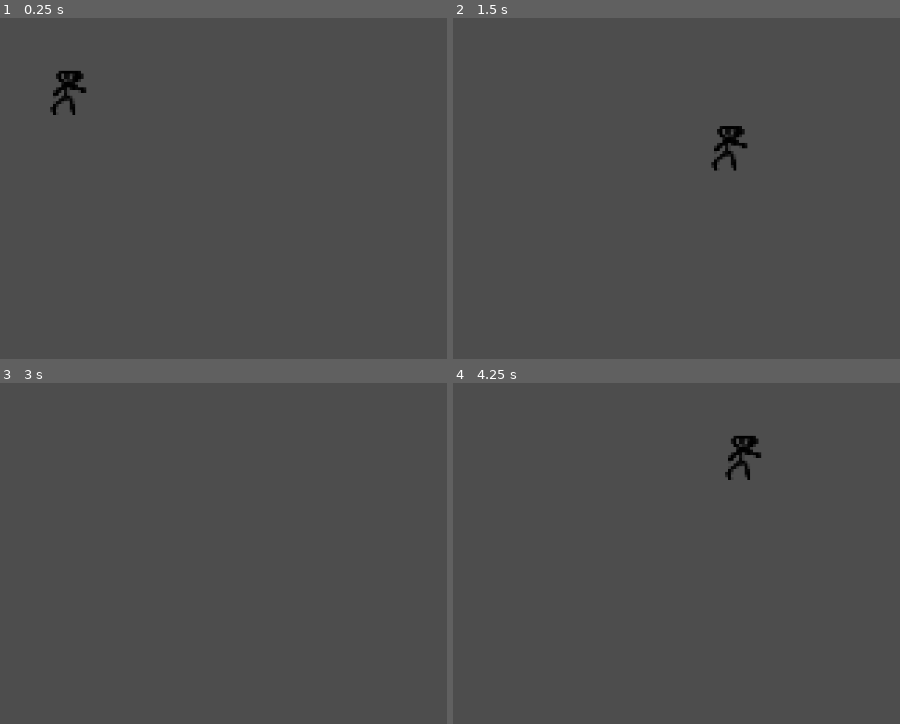
Above: before the commit, frames 1-4 (two rows, left to right).
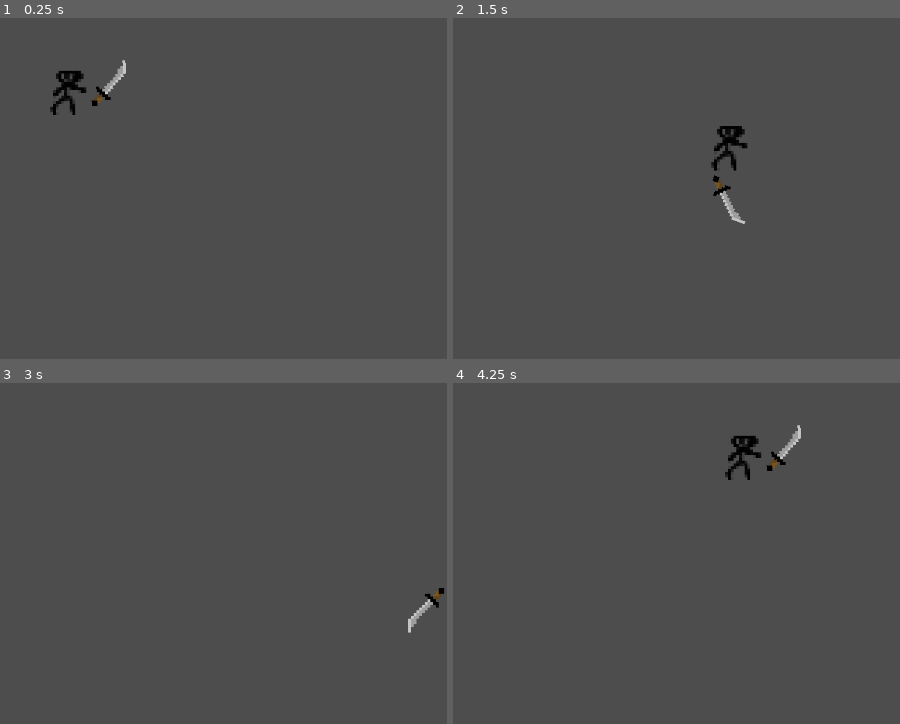
Above: after the commit, the same moments.

Repository: Titanothere/Sphelsylt-LV1-LP4-2025
Game: Godot game, scene res://scenes/game.tscn
Two runs of this game, one before a commit and one after it. Both use one fixed random seed, a clock stepped at 60 frames per second and the inputs below.
Inputs:
- Up to frame 1 (0.25 s): no input
- Up to frame 2 (1.5 s): hold Right (ui_right) 0.53-1.28 s; hold Down (ui_down) from 1.28 s (still down)
- Up to frame 3 (3 s): release Down (ui_down) at 2.03 s; hold Right (ui_right) 2.03-2.78 s; hold Up (ui_up) from 2.78 s (still down)
- Up to frame 4 (4.25 s): release Up (ui_up) at 3.53 s; hold Left (ui_left) from 3.53 s (still down)

The runs differ from the first frame. In frame 1, 0.3% of the frame differs, in the area x 20-29%, y 12-26%; in frame 2, 0.3%, in the area x 58-66%, y 46-61%; in frame 3, 0.3%; in frame 4, 0.3%.

Commit message:
player: added sword scene with simple test on player

Diff:
--- a/scenes/player.tscn
+++ b/scenes/player.tscn
@@ -1,10 +1,73 @@
-[gd_scene load_steps=4 format=3 uid="uid://dba4efp0fyxj1"]
+[gd_scene load_steps=8 format=3 uid="uid://dba4efp0fyxj1"]
 
 [ext_resource type="Texture2D" uid="uid://dqo2p4hokdo1q" path="res://assets/player.png" id="1_3vyb7"]
 [ext_resource type="Script" uid="uid://cunac0x8xlh4f" path="res://scripts/player.gd" id="1_g2els"]
+[ext_resource type="PackedScene" uid="uid://dxtu2xrgn0r4x" path="res://scenes/sword.tscn" id="3_qhqgy"]
 
 [sub_resource type="RectangleShape2D" id="RectangleShape2D_g2els"]
 size = Vector2(7, 13)
+
+[sub_resource type="Animation" id="Animation_dqkch"]
+resource_name = "rotating sword"
+length = 2.0
+loop_mode = 1
+tracks/0/type = "value"
+tracks/0/imported = false
+tracks/0/enabled = true
+tracks/0/path = NodePath(".:position")
+tracks/0/interp = 1
+tracks/0/loop_wrap = true
+tracks/0/keys = {
+"times": PackedFloat32Array(0, 0.53, 1, 1.48),
+"transitions": PackedFloat32Array(2.63901, 2.82843, 2.21914, 2.37841),
+"update": 0,
+"values": [Vector2(20, -9), Vector2(2, -28), Vector2(-21, -8), Vector2(1, 12)]
+}
+tracks/1/type = "value"
+tracks/1/imported = false
+tracks/1/enabled = true
+tracks/1/path = NodePath(".:rotation")
+tracks/1/interp = 1
+tracks/1/loop_wrap = true
+tracks/1/keys = {
+"times": PackedFloat32Array(0, 0.53, 1, 1.48),
+"transitions": PackedFloat32Array(4.43828, 1, 1, 0.535887),
+"update": 0,
+"values": [0.0, -1.5708, -3.14159, -4.71239]
+}
+
+[sub_resource type="Animation" id="Animation_qlg0r"]
+length = 0.001
+tracks/0/type = "value"
+tracks/0/imported = false
+tracks/0/enabled = true
+tracks/0/path = NodePath(".:position")
+tracks/0/interp = 1
+tracks/0/loop_wrap = true
+tracks/0/keys = {
+"times": PackedFloat32Array(0),
+"transitions": PackedFloat32Array(1),
+"update": 0,
+"values": [Vector2(20, -9)]
+}
+tracks/1/type = "value"
+tracks/1/imported = false
+tracks/1/enabled = true
+tracks/1/path = NodePath(".:rotation")
+tracks/1/interp = 1
+tracks/1/loop_wrap = true
+tracks/1/keys = {
+"times": PackedFloat32Array(0),
+"transitions": PackedFloat32Array(1),
+"update": 0,
+"values": [-1.5708]
+}
+
+[sub_resource type="AnimationLibrary" id="AnimationLibrary_tuyoq"]
+_data = {
+&"RESET": SubResource("Animation_qlg0r"),
+&"rotating sword": SubResource("Animation_dqkch")
+}
 
 [node name="CharacterBody2D" type="CharacterBody2D"]
 script = ExtResource("1_g2els")
@@ -16,3 +79,13 @@
 [node name="Sprite2D" type="Sprite2D" parent="."]
 position = Vector2(2, -8)
 texture = ExtResource("1_3vyb7")
+
+[node name="Sword" parent="." instance=ExtResource("3_qhqgy")]
+position = Vector2(20, -9)
+rotation = -1.5708
+
+[node name="AnimationPlayer" type="AnimationPlayer" parent="Sword"]
+libraries = {
+&"": SubResource("AnimationLibrary_tuyoq")
+}
+autoplay = "rotating sword"
--- /dev/null
+++ b/scenes/sword.tscn
@@ -0,0 +1,16 @@
+[gd_scene load_steps=3 format=3 uid="uid://dxtu2xrgn0r4x"]
+
+[ext_resource type="Texture2D" uid="uid://csj523ic5tkuv" path="res://assets/sword.png" id="1_ycbs3"]
+
+[sub_resource type="SegmentShape2D" id="SegmentShape2D_n355p"]
+a = Vector2(7, -6)
+b = Vector2(-5, 8)
+
+[node name="Sword" type="Sprite2D"]
+texture = ExtResource("1_ycbs3")
+
+[node name="Area2D" type="Area2D" parent="."]
+
+[node name="CollisionShape2D" type="CollisionShape2D" parent="Area2D"]
+position = Vector2(-2, 0)
+shape = SubResource("SegmentShape2D_n355p")
Binary file added: assets/sword.png
Not shown, added: assets/sword.png.import
